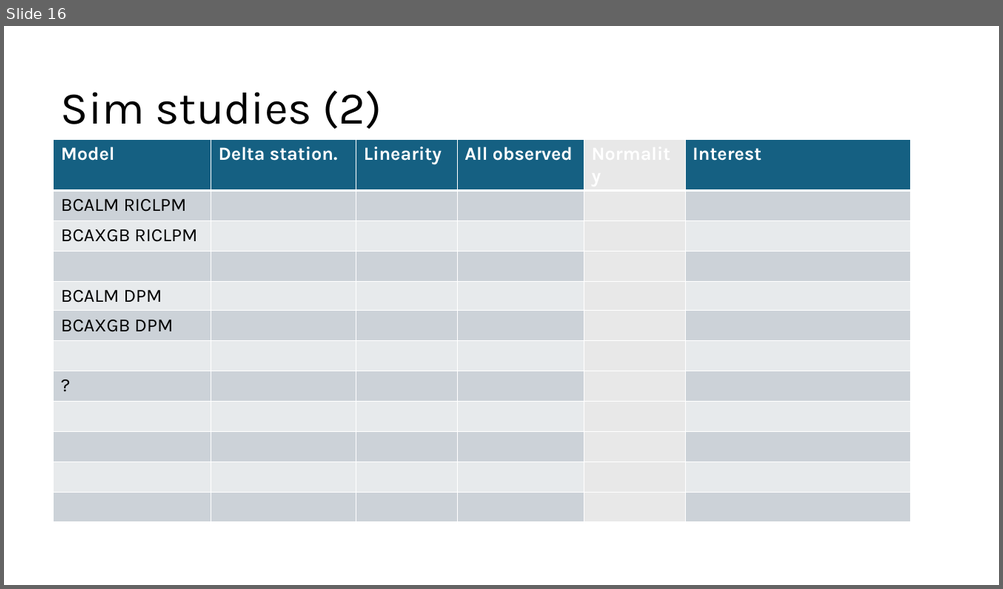
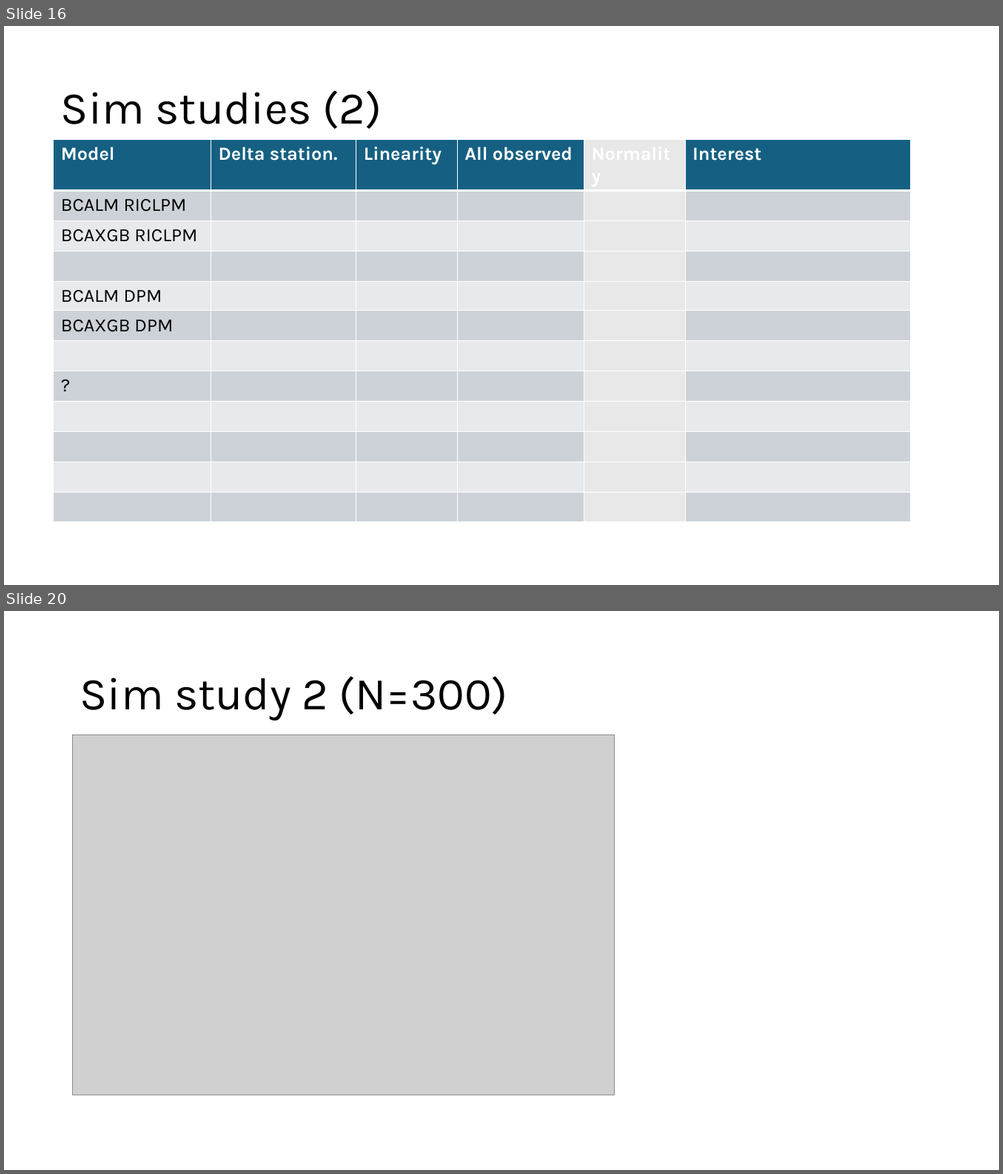
Before and after one commit to EmmaDirk/MachineLearning-BCA, a slide deck: 04_presentations/01_powerpoint/04_Jeroen_Ellen_Axel_17-03-25.pptx. Shown one above the other, each under a label of ours: slide 16 before the commit, slides 16 and 20 after it; the slides between them are not shown. The pictures are 1003x589 and 1003x1174 pixels, drawn with LibreOffice and Linux fonts; fonts in the diff are those of the drawing; grey boxes stand for pictures. Boxes give left, top, right and bottom in pixels: in the first picture for what was removed or moved away, otherwise in the second. Text is boxed around its words. In the diff, an @@ line names an element or a change of style, - is before the commit and + after.

```diff
--- a/04_presentations/01_powerpoint/04_Jeroen_Ellen_Axel_17-03-25.pptx
+++ b/04_presentations/01_powerpoint/04_Jeroen_Ellen_Axel_17-03-25.pptx
@@ slide 20 added at bbox=[4, 611, 999, 1170], background #FFFFFF @@
@@ title added at bbox=[79, 676, 508, 721], 44 pt, text #000000 @@
+Sim study 2 (N=300)
@@ picture added at bbox=[73, 735, 614, 1095] @@
```
Also in this commit, not shown: 3 other slides added, 26 other files.
